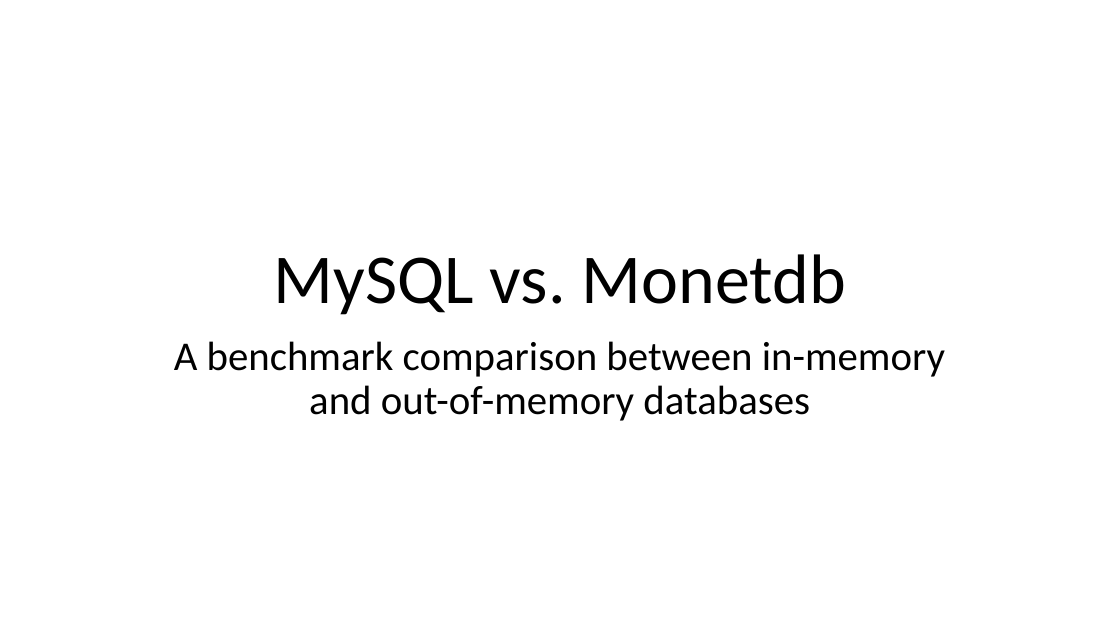
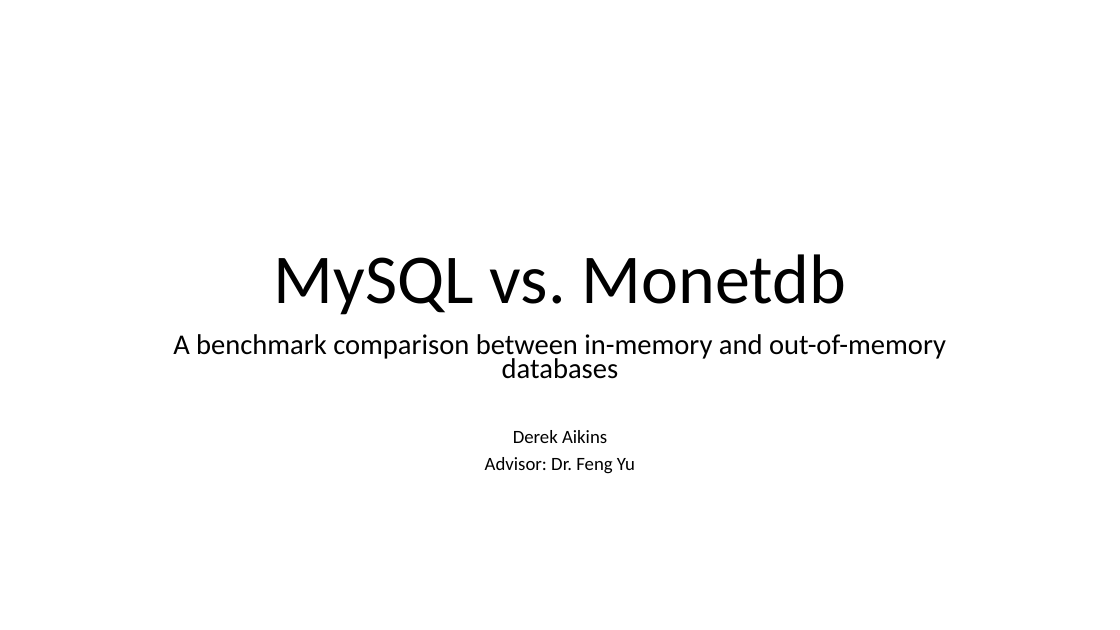
Before and after one commit to Djaikins/MySQL-vs-Monetdb, a slide deck: slide 1 of Presentation/Presentation.pptx. Drawn at 1120x630 pixels with LibreOffice and Linux fonts; fonts in the diff are those of the drawing. Boxes give left, top, right and bottom in pixels: in the first picture for what was removed or moved away, otherwise in the second. Text is boxed around its words. In the diff, an @@ line names an element or a change of style, - is before the commit and + after.

```diff
--- a/Presentation/Presentation.pptx
+++ b/Presentation/Presentation.pptx
@@ subtitle at <box>173,334,946,379</box>: size 35 to 24.5 pt in "A benchmark comparison between in-memory and out-of-memory ..."; line spacing 0.9 to 0.7 @@
@@ subtitle at <box>485,430,635,474</box>: paragraphs added @@
+Derek Aikins
+Advisor: Dr. Feng Yu
```
Also in this commit, not shown: 1 other slide changed, 1 slide added.
